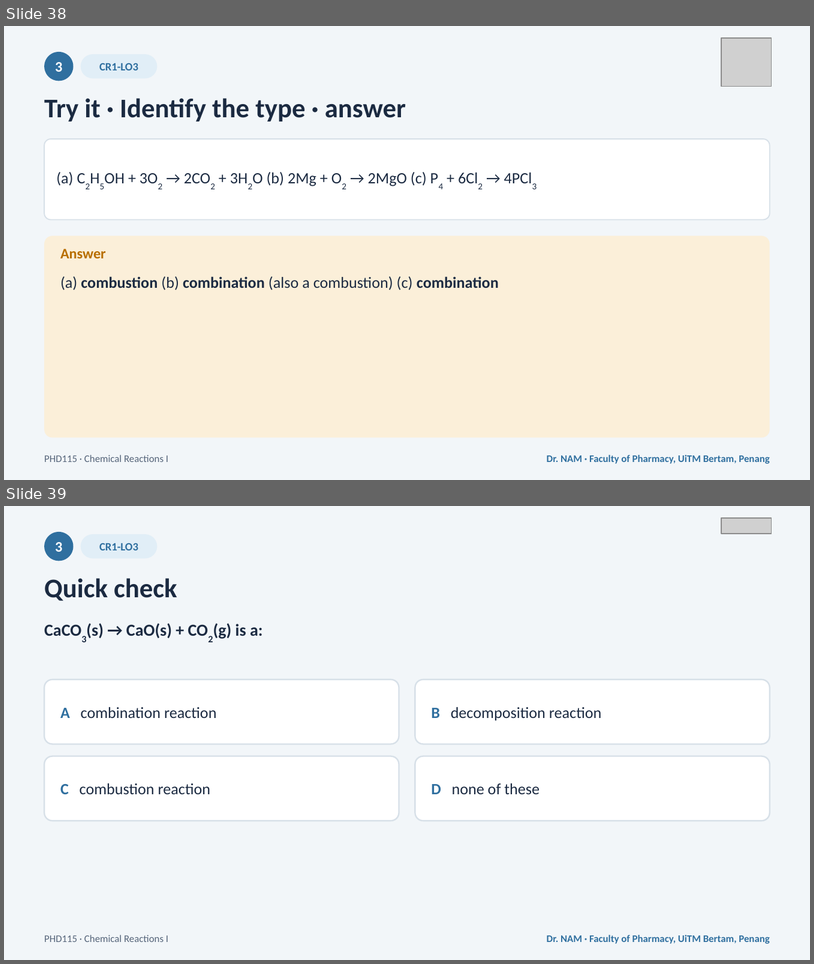
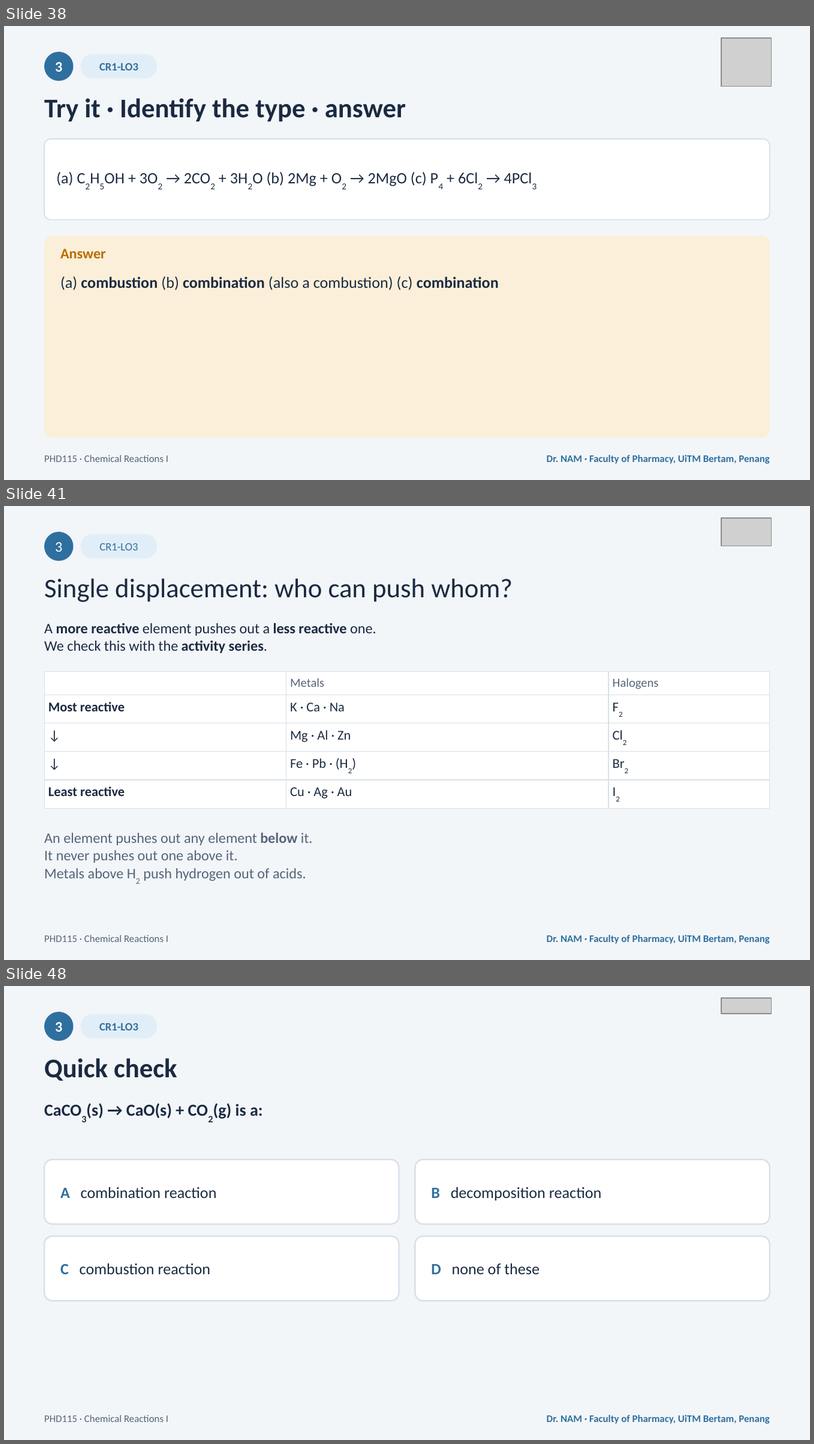
Before and after one commit to DrEnoun/phd115-nam, a slide deck: downloads/PHD115_ChemicalReactions1_Slides.pptx. Shown one above the other, each under a label of ours: slides 38 and 39 before the commit, slides 38, 41 and 48 after it; the slides between them are not shown. The pictures are 814x964 and 814x1444 pixels, drawn with LibreOffice and Linux fonts; fonts in the diff are those of the drawing; grey boxes stand for pictures. Boxes give left, top, right and bottom in pixels: in the first picture for what was removed or moved away, otherwise in the second. Text is boxed around its words. In the diff, an @@ line names an element or a change of style, - is before the commit and + after.

```diff
--- a/downloads/PHD115_ChemicalReactions1_Slides.pptx
+++ b/downloads/PHD115_ChemicalReactions1_Slides.pptx
@@ slide 41 added at box(4, 506, 810, 960), background #F2F6F9 @@
@@ picture added at box(722, 518, 771, 546) @@
@@ ellipse added at box(44, 532, 74, 561), fill #2F6F9F @@
@@ rounded rectangle added at box(81, 534, 157, 558), fill #E1EEF7 @@
@@ text added at box(55, 542, 62, 552), 13 pt, text #FFFFFF @@
+3
@@ text added at box(99, 543, 138, 550), 10 pt, text #2F6F9F @@
+CR1-LO3
@@ text added at box(44, 579, 513, 602), 24 pt, text #1B2A41 @@
+Single displacement: who can push whom?
@@ text added at box(44, 623, 377, 653), 13 pt, text #1B2A41 @@
+A more reactive element pushes out a less reactive one.
+We check this with the activity series.
@@ table added at box(44, 672, 770, 804), 5 rows, 3 columns @@
+ | Metals | Halogens
+Most reactive | K · Ca · Na | F2
+↓ | Mg · Al · Zn | Cl2
+↓ | Fe · Pb · (H2) | Br2
+Least reactive | Cu · Ag · Au | I2
@@ text added at box(44, 832, 313, 880), 13 pt, text #56657A @@
+An element pushes out any element below it.
+It never pushes out one above it.
+Metals above H2 push hydrogen out of acids.
@@ text added at box(44, 934, 168, 942), 9 pt, text #56657A @@
+PHD115 · Chemical Reactions I
@@ text added at box(547, 934, 770, 943), 9 pt, text #2F6F9F, bold @@
+Dr. NAM · Faculty of Pharmacy, UiTM Bertam, Penang
@@ what was slide 39 is now slide 48 @@
```
Also in this commit, not shown: 7 slides changed, 10 other slides added, 9 other files.
